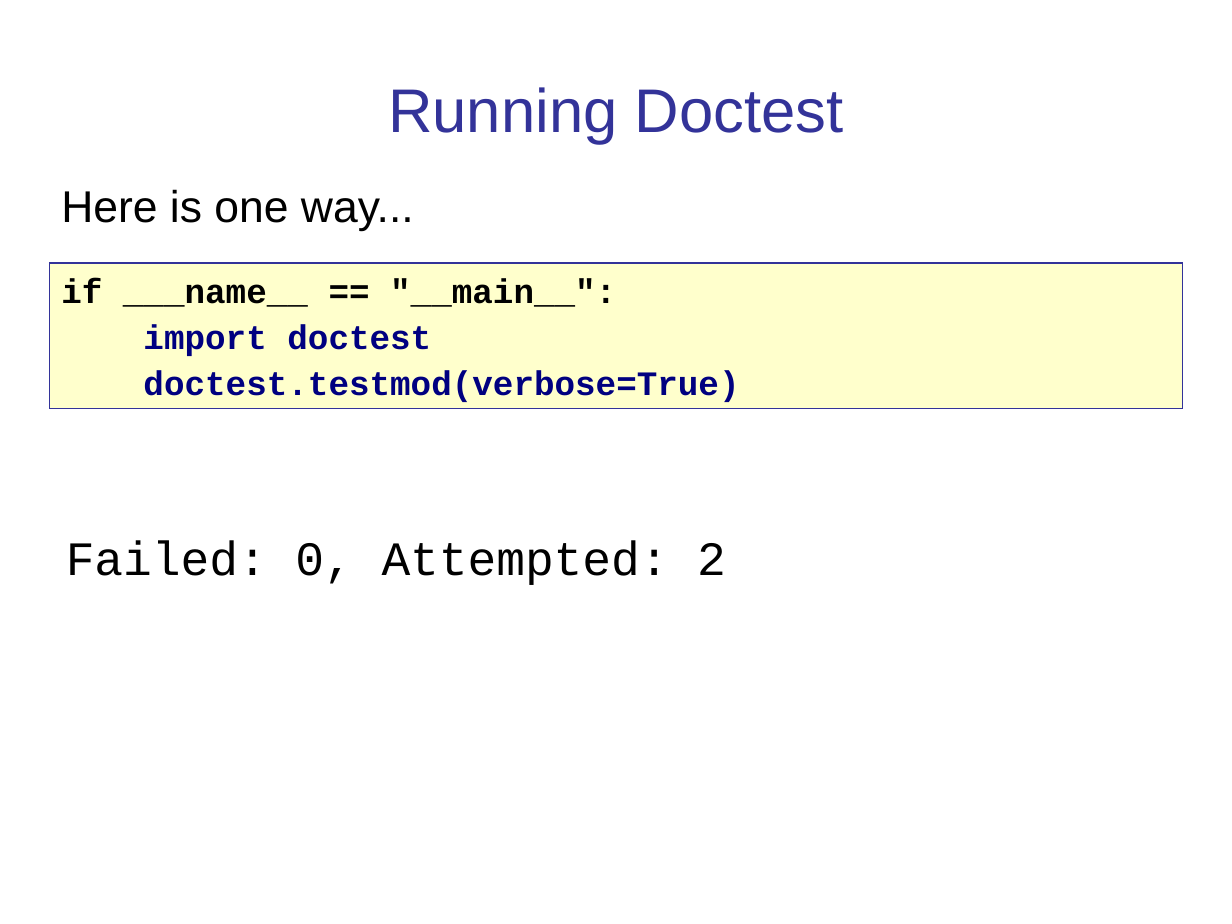
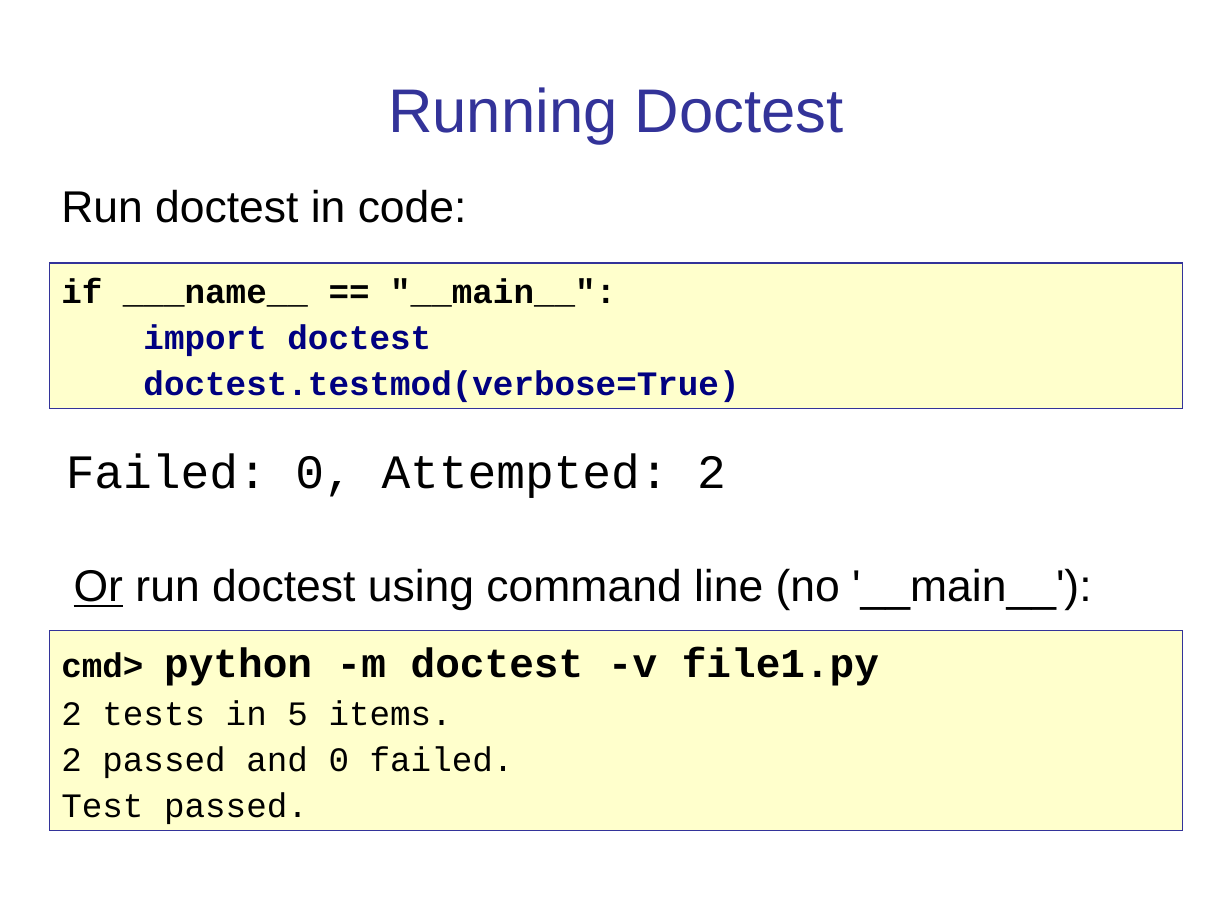
Before and after one commit to cpske/ISP, a slide deck: slide 14 of testing/PythonUnitTesting.ppt. Drawn at 1232x924 pixels with LibreOffice and Linux fonts; fonts in the diff are those of the drawing. Boxes give left, top, right and bottom in pixels: in the first picture for what was removed or moved away, otherwise in the second. Text is boxed around its words. In the diff, an @@ line names an element or a change of style, - is before the commit and + after.

```diff
--- a/testing/PythonUnitTesting.ppt
+++ b/testing/PythonUnitTesting.ppt
@@ text at [61,189,467,223]: text changed @@
-Here is one way...
+Run doctest in code:
@@ text "Failed: 0, Attempted: 2": place and size @@
-text "Failed: 0, Attempted: 2" at [66,541,726,585]
+text "Failed: 0, Attempted: 2" at [66,453,726,498]
@@ text added at [74,568,1091,610], 26 pt, text #000000 @@
+Or run doctest using command line (no '__main__'):
@@ rectangle added at [49,631,1183,830], fill #FFFFCC, outline #333399 0.74 pt, 20 pt, text #000000 @@
+cmd> python -m doctest -v file1.py
+2 tests in 5 items.
+2 passed and 0 failed.
+Test passed.
```
Also in this commit, not shown: 7 other slides changed, 11 other files.
